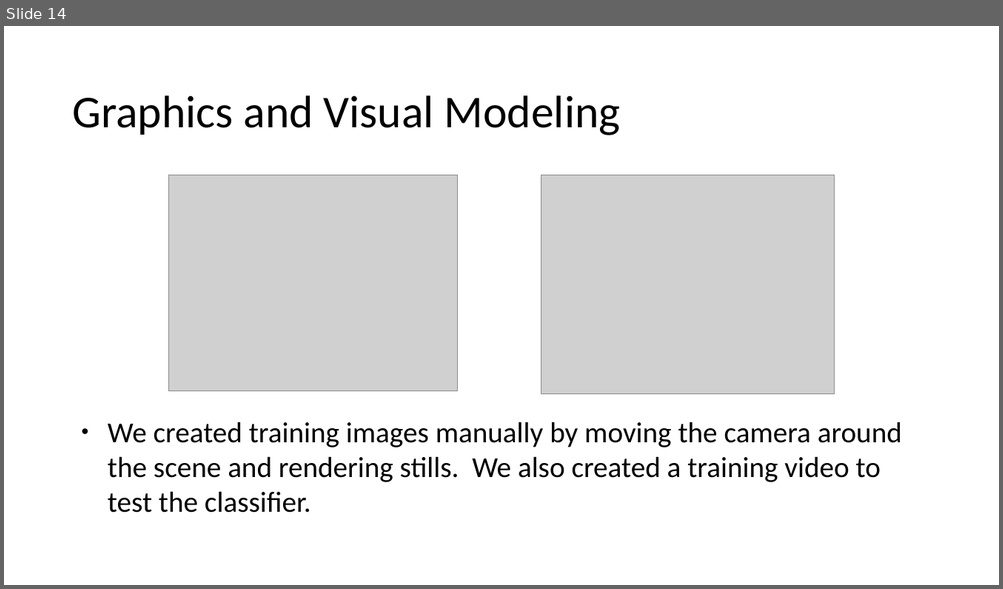
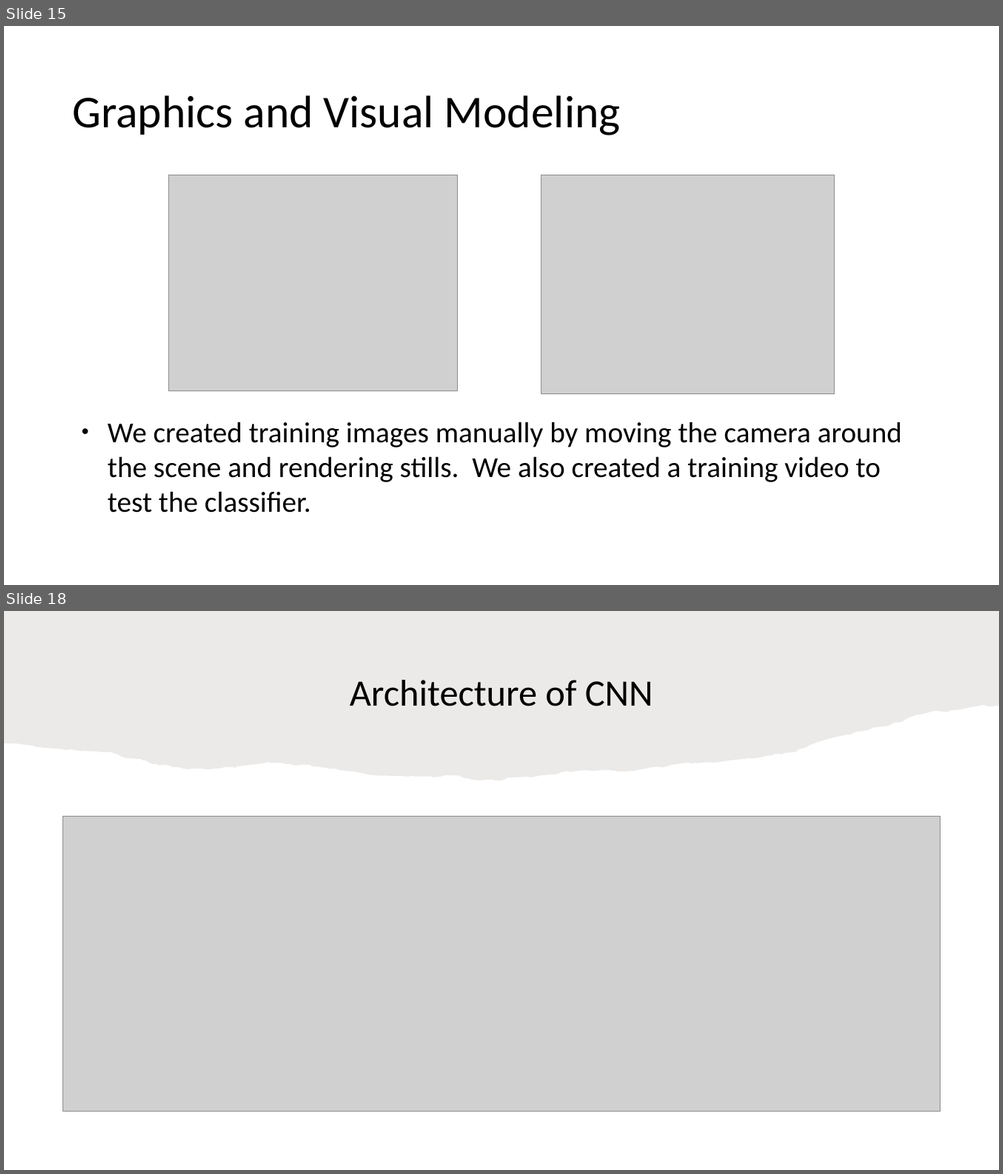
Before and after one commit to brb591/bumper-cars, a slide deck: Final-Presentation.pptx. Shown one above the other, each under a label of ours: slide 14 before the commit, slides 15 and 18 after it; the slides between them are not shown. The pictures are 1003x589 and 1003x1174 pixels, drawn with LibreOffice and Linux fonts; fonts in the diff are those of the drawing; grey boxes stand for pictures. Boxes give left, top, right and bottom in pixels: in the first picture for what was removed or moved away, otherwise in the second. Text is boxed around its words. In the diff, an @@ line names an element or a change of style, - is before the commit and + after.

```diff
--- a/Final-Presentation.pptx
+++ b/Final-Presentation.pptx
@@ slide 18 added at [4,611,999,1170], background #FFFFFF @@
@@ freeform shape added at [4,611,999,781], fill #82766A at 15% opacity @@
@@ text added at [350,680,653,706], 36 pt, text #000000 @@
+Architecture of CNN
@@ picture added at [63,816,939,1112] @@
@@ what was slide 14 is now slide 15 @@
```
Also in this commit, not shown: 2 slides changed, 8 other slides added, 1 slide removed.
